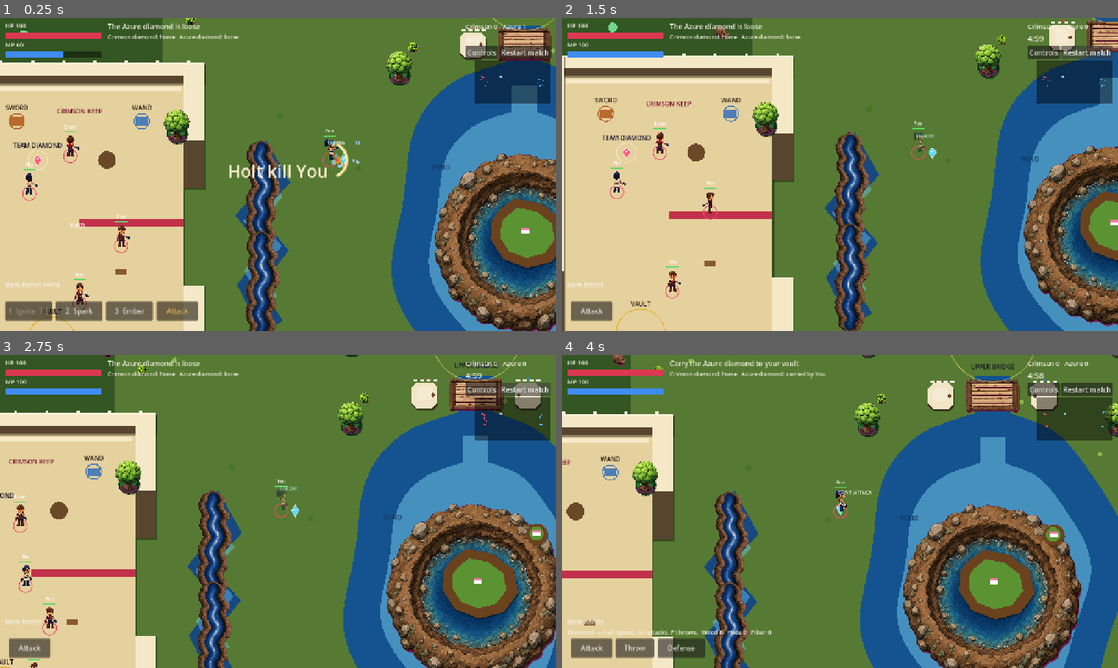
Above: before the commit, frames 1-4 (two rows, left to right).
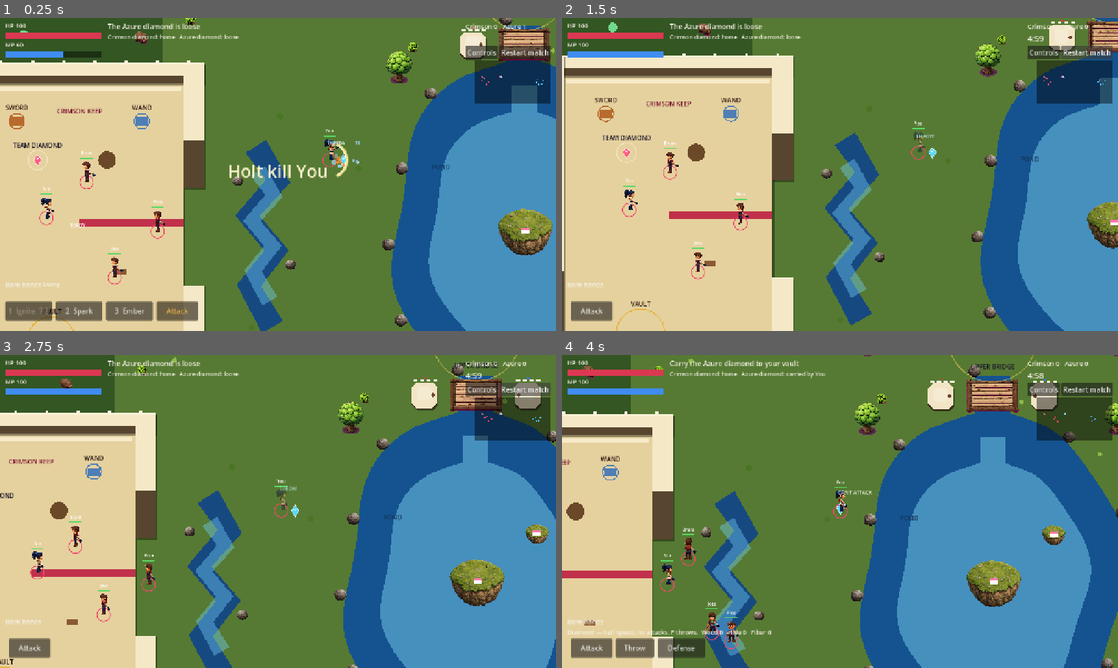
Above: after the commit, the same moments.

Repository: thomakhy025-code/black-forest-godot
Game: Godot game, scene res://scenes/smoke.tscn
The game is run twice, just before and just after one commit, with the same random seed, the same clock (stepped at 60 frames per second) and the same inputs. This scene is started directly instead of the project's main scene.
Inputs (mouse positions are in pixels of both pictures, inside the frame that each line leads up to):
- Up to frame 1 (0.25 s): no input
- Up to frame 2 (1.5 s): click "Restart match" at 0.5 s; click "Restart match" at 1.25 s
- Up to frame 3 (2.75 s): click "Restart match" at 2 s
- Up to frame 4 (4 s): tap Enter at 2.75 s; move the mouse to (962, 495) at 2.77 s; hold D (move_right) 2.78-3.5 s; tap Space (hop) at 2.85, 3.02, 3.32 s; click (962, 495) at 2.92 s; drag from (728, 527) to (845, 511) at 3.52 s

The runs differ from the first frame. In frame 1, 15% of the frame differs, in the area x 4-100%, y 0-100%; in frame 2, 12%; in frame 3, 18%, in the area x 2-100%, y 0-100%; in frame 4, 18%.

Commit message:
Show a full-bag reminder, send robots out of the castle to gather, and place the pond and trees as separate pieces.
Co-authored-by: Cursor <cursoragent@cursor.com>

Diff:
--- a/scripts/hud.gd
+++ b/scripts/hud.gd
@@ -16,6 +16,7 @@
 var weapon_label: Label
 var buff_label: Label
 var carry_label: Label
+var bag_banner: Label
 var kill_label: Label
 var skill_row: HBoxContainer
 var actions: HBoxContainer
@@ -147,6 +148,8 @@
 	if buff_label.text != next_buff:
 		buff_label.text = next_buff
 	var bag_line := "Wood %d   Hide %d   Fiber %d" % [player.wood, player.hide, player.fiber]
+	if bag_banner:
+		bag_banner.text = _bag_reminder(player)
 	if player.carrying != null:
 		carry_label.text = "Diamond — half speed, no attacks. F throws.  " + bag_line
 	elif player.bag_total() > 0:
@@ -203,6 +206,21 @@
 		minimap.queue_redraw()
 
 
+func _bag_reminder(player) -> String:
+	var full := PackedStringArray()
+	if int(player.wood) >= Balance.BAG_CAP:
+		full.append("Wood")
+	if int(player.hide) >= Balance.BAG_CAP:
+		full.append("Hide")
+	if int(player.fiber) >= Balance.BAG_CAP:
+		full.append("Fiber")
+	if full.is_empty():
+		return ""
+	if full.size() == 3:
+		return "Bag full. Drop it with F."
+	return "%s full. Drop it with F." % ", ".join(full)
+
+
 func _objective() -> String:
 	var player = sim.player
 	var theirs = sim.diamonds[1]
@@ -455,8 +473,11 @@
 	row.add_child(mid)
 	obj_label = _label("Steal the Azure diamond.", 16)
 	gem_label = _label("", 13)
+	bag_banner = _label("", 18)
+	bag_banner.add_theme_color_override("font_color", Color(1, 0.86, 0.35))
 	mid.add_child(obj_label)
 	mid.add_child(gem_label)
+	mid.add_child(bag_banner)
 	var side := VBoxContainer.new()
 	side.mouse_filter = Control.MOUSE_FILTER_IGNORE
 	row.add_child(side)
--- a/scripts/match.gd
+++ b/scripts/match.gd
@@ -469,10 +469,17 @@
 
 
 func steer_point(u, goal: Vector2) -> Vector2:
+	# A resource just outside the keep is closer to an inside path node than to
+	# the gate. Walking that line hits the wall, so the bot slides and shakes
+	# in the courtyard. Leave through the gate first.
+	if _inside_yard(u.global_position, u.team) and not _inside_yard(goal, u.team):
+		var gate := _yard_exit(u.team)
+		if u.global_position.distance_to(gate) > 0.85:
+			return gate
 	if los(u.global_position, goal, u.team):
 		return goal
 	var start := Balance.closest_node(u.global_position)
-	var goal_id := Balance.closest_node(goal)
+	var goal_id := _node_seeing(goal, u.team)
 	var cached: Dictionary = _steer.get(u.unit_id, {})
 	var path: Array = cached.get("path", [])
 	if str(cached.get("from", "")) != start or str(cached.get("to", "")) != goal_id:
@@ -490,6 +497,31 @@
 		if u.global_position.distance_to(n2) >= 2.4:
 			return n2
 	return goal
+
+
+func _inside_yard(pos: Vector2, team: int) -> bool:
+	var yard := Rect2(4.2, 14.0, 17.0, 23.5) if team == 0 else Rect2(66.8, 14.0, 17.2, 23.5)
+	return yard.has_point(pos)
+
+
+func _yard_exit(team: int) -> Vector2:
+	return Vector2(22.8, 25.5) if team == 0 else Vector2(65.2, 25.5)
+
+
+func _node_seeing(goal: Vector2, team: int) -> String:
+	var best := ""
+	var bd := 1.0e12
+	for id in Balance.NODES.keys():
+		var at: Vector2 = Balance.NODES[id]
+		if not los(at, goal, team):
+			continue
+		var dist := at.distance_squared_to(goal)
+		if dist < bd:
+			bd = dist
+			best = str(id)
+	if best == "":
+		return Balance.closest_node(goal)
+	return best
 
 
 func nearest_enemy(u, rad: float):
--- a/scripts/smoke.gd
+++ b/scripts/smoke.gd
@@ -64,7 +64,23 @@
 		if str(n.get("kind", "")) == "animal":
 			animals += 1
 	_check("6 animals", animals == 6)
-	_check("wild nodes", match_node.nodes.size() == 20)
+	var node_count: int = match_node.nodes.size()
+	_check("wild nodes %d" % node_count, node_count == 35)
+	var castle_trees := 0
+	var west_yard := Rect2(4.2, 14.0, 17.0, 23.5)
+	var east_yard := Rect2(66.8, 14.0, 17.2, 23.5)
+	for node in match_node.nodes:
+		if str(node.get("kind", "")) != "tree":
+			continue
+		var tree_at: Vector2 = node["pos"]
+		if west_yard.has_point(tree_at) or east_yard.has_point(tree_at):
+			castle_trees += 1
+	_check("no castle trees", castle_trees == 0)
+	var nia = null
+	for unit in match_node.units:
+		if str(unit.unit_id) == "nia":
+			nia = unit
+	_check("bot leaves the yard", nia != null and match_node.steer_point(nia, Vector2(18, 8)).x > 21.0)
 	_check("dash 4m", absf(Balance.DASH_DIST - 4.0) < 0.001)
 	_check("river water", match_node.in_water(Vector2(25, 25.5)))
 	_check("pond water", match_node.in_water(Vector2(44, 18)))
@@ -187,7 +203,7 @@
 	var blob: Dictionary = match_node._decode_net_bytes(raw)
 	var supply: Dictionary = blob.get("supply", {})
 	_check("supply forges", supply.get("forges", []).size() == 4)
-	_check("supply nodes", supply.get("nodes", []).size() == 20)
+	_check("supply nodes", supply.get("nodes", []).size() == match_node.nodes.size())
 	player.equip_weapon("none", false)
 	player.cds["fireball"] = 0.0
 	player.global_position = player_pos
--- a/scripts/supply.gd
+++ b/scripts/supply.gd
@@ -65,6 +65,7 @@
 			match_node.float_at(u.global_position + Vector2(0, -0.9), item.to_upper(), Color(0.8, 0.95, 0.55))
 		else:
 			spill(match_node, pos, _one(item))
+			match_node.float_at(u.global_position + Vector2(0, -1.3), "BAG FULL", Color(1, 0.86, 0.35))
 
 
 static func give(u, item: String) -> bool:
@@ -264,10 +265,10 @@
 		buf.put_u8(clampi(int(door.get("wood", 0)), 0, 9))
 		buf.put_u8(clampi(int(door.get("fiber", 0)), 0, 9))
 		door_n += 1
-	buf.put_u8(mini(match_node.nodes.size(), 32))
+	buf.put_u8(mini(match_node.nodes.size(), 48))
 	var node_n := 0
 	for n in match_node.nodes:
-		if node_n >= 32:
+		if node_n >= 48:
 			break
 		var kind_i := _kind_id(str(n.get("kind", "tree")))
 		buf.put_u8(kind_i)
--- a/scripts/world_builder.gd
+++ b/scripts/world_builder.gd
@@ -45,24 +45,17 @@
 	for poly in rivers:
 		_poly(parent, poly, Color(0.08, 0.28, 0.52, 0.96))
 		_poly(parent, inset_poly(poly, 0.72), Color(0.45, 0.82, 1.0, 0.4))
-	for spot in [Vector2(25.2, 22.5), Vector2(25.2, 29.0), Vector2(62.8, 22.5), Vector2(62.8, 29.0)]:
-		_stamp(parent, "river.png", spot, 2.5, PI * 0.5)
 	_poly(parent, pond_s, Color(0.07, 0.32, 0.58, 0.96))
 	_poly(parent, inset_poly(pond_s, 0.72), Color(0.55, 0.9, 1.0, 0.42))
-	_stamp(parent, "pond.png", Vector2(44.0, 26.0), 13.0)
 
 	var isles: Array = []
-	isles.append({"pos": Vector2(88.2, 50.4) * 0.5, "poly": isle_s, "r": 0.0})
-	isles.append({"pos": Vector2(96.8, 43.4) * 0.5, "r": 1.55 * 0.5})
+	isles.append({"pos": Vector2(88.2, 50.4) * 0.5, "poly": isle_s, "r": 0.0, "h": 3.4})
+	isles.append({"pos": Vector2(96.8, 43.4) * 0.5, "r": 1.55 * 0.5, "h": 1.45})
 	for isle in isles:
-		if isle.has("poly"):
-			_drop(parent, isle["poly"], Vector2(0.06, 0.1))
-			_poly(parent, isle["poly"], Color(0.42, 0.26, 0.12, 1))
-			_poly(parent, inset_poly(isle["poly"], 0.72), Color(0.36, 0.58, 0.2, 1))
-		else:
-			_drop(parent, circle_poly(isle["pos"], float(isle["r"]), 10), Vector2(0.06, 0.1))
-			_poly(parent, circle_poly(isle["pos"], float(isle["r"]), 12), Color(0.42, 0.26, 0.12, 1))
-			_poly(parent, circle_poly(isle["pos"] + Vector2(-0.04, -0.04), float(isle["r"]) * 0.7, 10), Color(0.36, 0.58, 0.2, 1))
+		_stamp(parent, "island.png", isle["pos"], float(isle["h"]))
+	_scatter_rocks(parent, pond_s, Vector2(44.0, 26.0))
+	for bank in [Vector2(23.4, 21.5), Vector2(27.2, 27.5), Vector2(64.6, 21.5), Vector2(60.8, 27.5)]:
+		_stamp(parent, "rock.png", bank, 0.72)
 
 	var bridges: Array = []
 	var deck := 7.6
@@ -72,20 +65,12 @@
 	]
 	for rect_item in bridge_specs:
 		var rect: Rect2 = rect_item
-		var poly := rect_poly(rect)
-		_drop(parent, poly, Vector2(0.08, 0.14))
-		_poly(parent, poly, Color(0.62, 0.42, 0.22, 1))
-		for plank in 4:
-			var y: float = rect.position.y + rect.size.y * (float(plank) + 0.5) / 4.0
-			_poly(parent, rect_poly(Rect2(rect.position.x + 0.08, y, rect.size.x - 0.16, 0.05)), Color(0.5, 0.34, 0.16, 0.9))
-		_poly(parent, rect_poly(Rect2(rect.position.x, rect.position.y, 0.08, rect.size.y)), Color(0.42, 0.28, 0.14))
-		_poly(parent, rect_poly(Rect2(rect.position.x + rect.size.x - 0.08, rect.position.y, 0.08, rect.size.y)), Color(0.42, 0.28, 0.14))
 		_stamp(parent, "bridge.png", rect.get_center(), 2.45)
 		bridges.append(rect)
 
 	_floors(parent)
 	var walls: Array = _walls(parent)
-	var trees: Array = _trees(parent)
+	var trees: Array = []
 	var rocks: Array = _rocks(parent)
 	var keeps: Array = _keeps(parent)
 	var towers: Array = _south_towers(parent)
@@ -277,8 +262,7 @@
 	return walls
 
 
-static func _trees(parent: Node2D) -> Array:
-	var trees: Array = []
+static func _grove_spots() -> Array:
 	var spots: Array = [
 		[28, 12], [46, 11], [62, 13], [108, 12], [126, 11], [148, 13], [164, 16],
 		[70, 16.2], [70, 27.6], [106, 16.2], [106, 27.6],
@@ -286,27 +270,55 @@
 		[72, 80.2], [72, 91.4], [104, 80.2],
 		[30, 96], [102, 96], [150, 96], [172, 40], [172, 70]
 	]
+	var west := Rect2(4.2, 14.0, 17.0, 23.5)
+	var east := Rect2(66.8, 14.0, 17.2, 23.5)
+	var out: Array = []
 	for spot in spots:
 		var pos := Vector2(float(spot[0]), float(spot[1])) * 0.5
-		var radius := 1.55 * 0.5
-		var body := StaticBody2D.new()
-		body.position = pos
-		body.collision_layer = Balance.LAYER_WALL
-		body.collision_mask = 0
-		var shape := CircleShape2D.new()
-		shape.radius = radius
-		var col := CollisionShape2D.new()
-		col.shape = shape
-		body.add_child(col)
-		parent.add_child(body)
-		_drop(parent, circle_poly(pos, radius, 10), Vector2(0.1, 0.14))
-		_poly(parent, circle_poly(pos + Vector2(0.04, 0.08), radius, 12), Color(0.05, 0.18, 0.08, 1))
-		_poly(parent, circle_poly(pos + Vector2(-0.04, -0.05), radius * 0.82, 10), Color(0.14, 0.46, 0.18, 1))
-		_poly(parent, circle_poly(pos + Vector2(-0.12, -0.12), radius * 0.38, 8), Color(0.62, 0.86, 0.34, 1))
-		_poly(parent, circle_poly(pos + Vector2(0.02, 0.1), radius * 0.16, 6), Color(0.28, 0.16, 0.08, 1))
-		_stamp(parent, "tree.png", pos + Vector2(0, -0.45), 2.35)
-		trees.append({"pos": pos, "r": radius})
-	return trees
+		if west.has_point(pos) or east.has_point(pos):
+			continue
+		if _in_mountain(pos):
+			continue
+		out.append(pos)
+	return out
+
+
+static func _in_mountain(pos: Vector2) -> bool:
+	if pos.y > 5.2 and pos.y < 45.2:
+		return false
+	if pos.x > 39.2 and pos.x < 48.8:
+		return false
+	for xf in [6.0, 16.0, 26.0, 34.0, 54.0, 64.0, 74.0, 84.0]:
+		if absf(pos.x - float(xf)) <= 5.2:
+			return true
+	return false
+
+
+static func _scatter_rocks(parent: Node2D, poly: PackedVector2Array, center: Vector2) -> void:
+	var count := poly.size()
+	if count == 0:
+		return
+	var step := maxi(1, int(count / 12))
+	var bridges := [
+		Rect2(41.4, 10.2, 5.2, 3.0),
+		Rect2(41.4, 37.4, 5.2, 3.0)
+	]
+	var i := 0
+	while i < count:
+		var p: Vector2 = poly[i]
+		var away := p - center
+		if away.length_squared() > 0.01:
+			var at := p + away.normalized() * 0.4
+			var on_bridge := false
+			for rect in bridges:
+				if (rect as Rect2).has_point(at):
+					on_bridge = true
+					break
+			if not on_bridge:
+				var rock := _stamp(parent, "rock.png", at, 0.85)
+				if rock != null and i % 2 == 0:
+					rock.flip_h = true
+		i += step
 
 
 static func _rocks(parent: Node2D) -> Array:
@@ -769,14 +781,18 @@
 
 
 static func _wild(parent: Node2D) -> Array:
-	var spots: Array = [
+	var spots: Array = []
+	for grove in _grove_spots():
+		var at: Vector2 = grove
+		spots.append(["tree", at.x, at.y])
+	spots.append_array([
 		["tree", 18.0, 8.0], ["tree", 70.0, 8.0], ["tree", 18.0, 42.0], ["tree", 70.0, 42.0],
 		["tree", 34.0, 8.0], ["tree", 54.0, 8.0], ["tree", 34.0, 42.0], ["tree", 54.0, 42.0],
 		["plant", 20.0, 10.0], ["plant", 68.0, 10.0], ["plant", 20.0, 40.0], ["plant", 68.0, 40.0],
 		["plant", 36.0, 12.0], ["plant", 52.0, 38.0],
 		["animal", 16.0, 10.0], ["animal", 72.0, 10.0], ["animal", 16.0, 40.0], ["animal", 72.0, 40.0],
 		["animal", 32.0, 36.0], ["animal", 56.0, 14.0],
-	]
+	])
 	var out: Array = []
 	for spot in spots:
 		var kind := str(spot[0])
Binary file added: assets/art/map/island.png
Not shown, added: assets/art/map/island.png.import
Binary file added: assets/art/map/rock.png
Not shown, added: assets/art/map/rock.png.import
